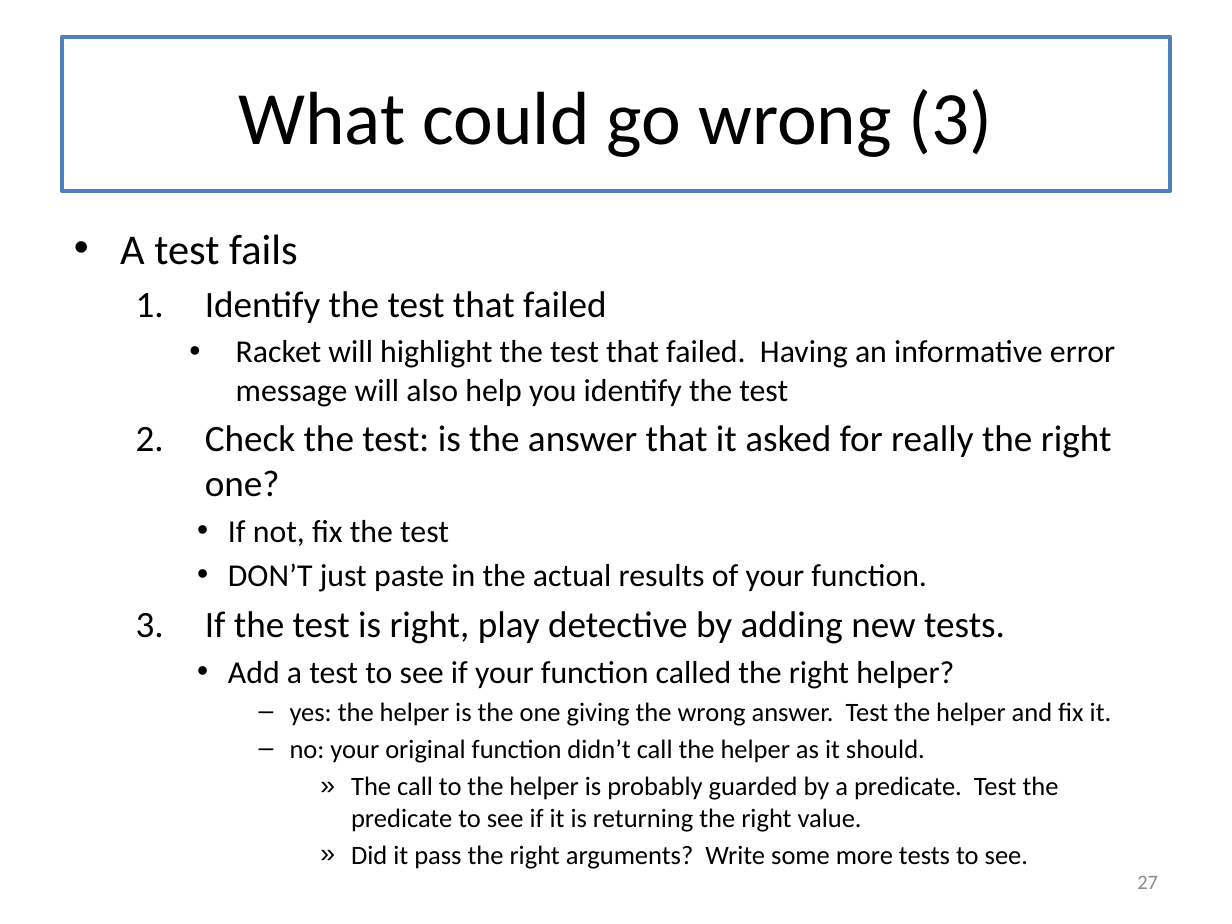
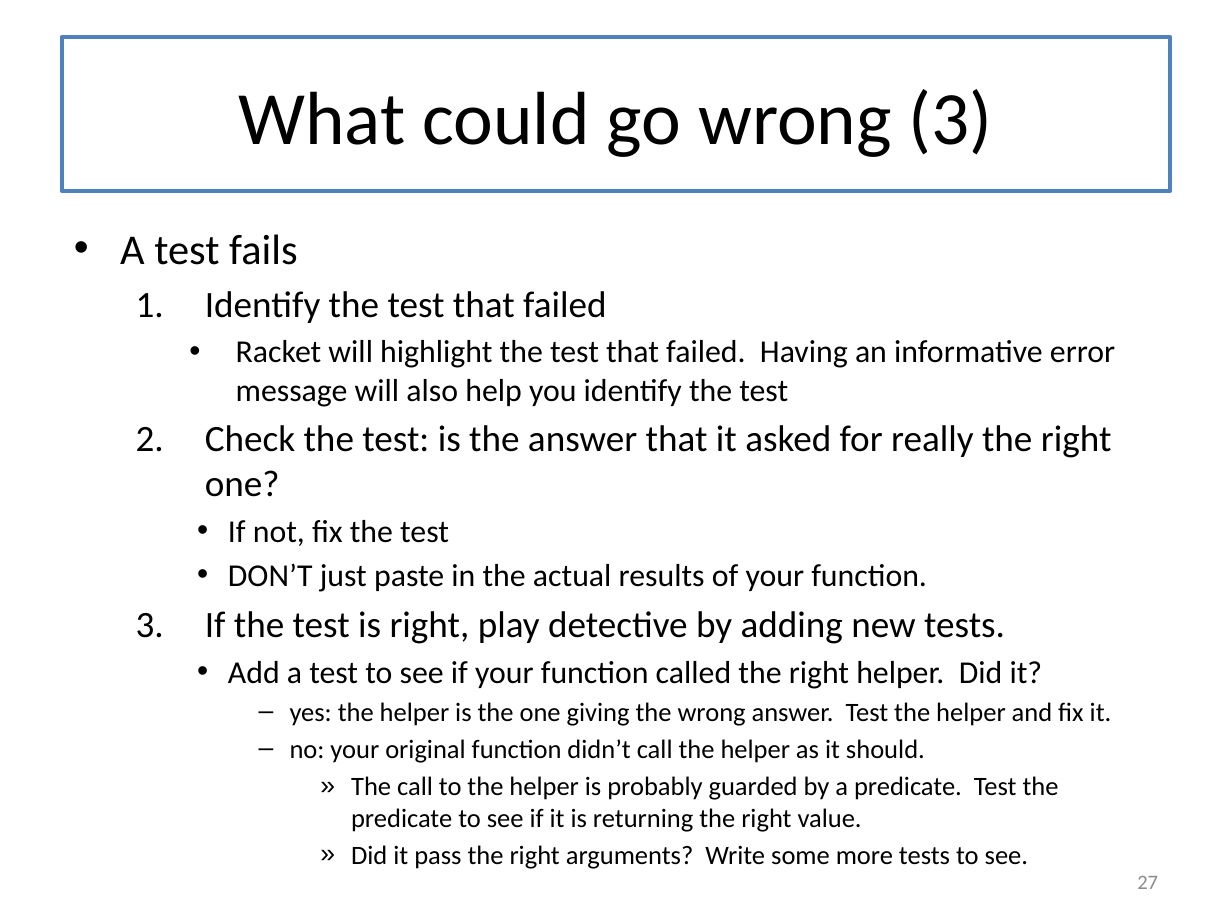
Before and after one commit to mwand/cs5010f17, a slide deck: slide 27 of Slides/Lesson 2.4 Testing.pptx. Drawn at 1232x924 pixels with LibreOffice and Linux fonts; fonts in the diff are those of the drawing. Boxes give left, top, right and bottom in pixels: in the first picture for what was removed or moved away, otherwise in the second. Text is boxed around its words. In the diff, an @@ line names an element or a change of style, - is before the commit and + after.

```diff
--- a/Slides/Lesson 2.4 Testing.pptx
+++ b/Slides/Lesson 2.4 Testing.pptx
@@ text at box(228, 661, 1043, 689): text changed @@
-    • Add a test to see if your function called the right helper?
+    • Add a test to see if your function called the right helper. Did it?
```
Also in this commit, not shown: 14 other slides changed, 7 other files.
